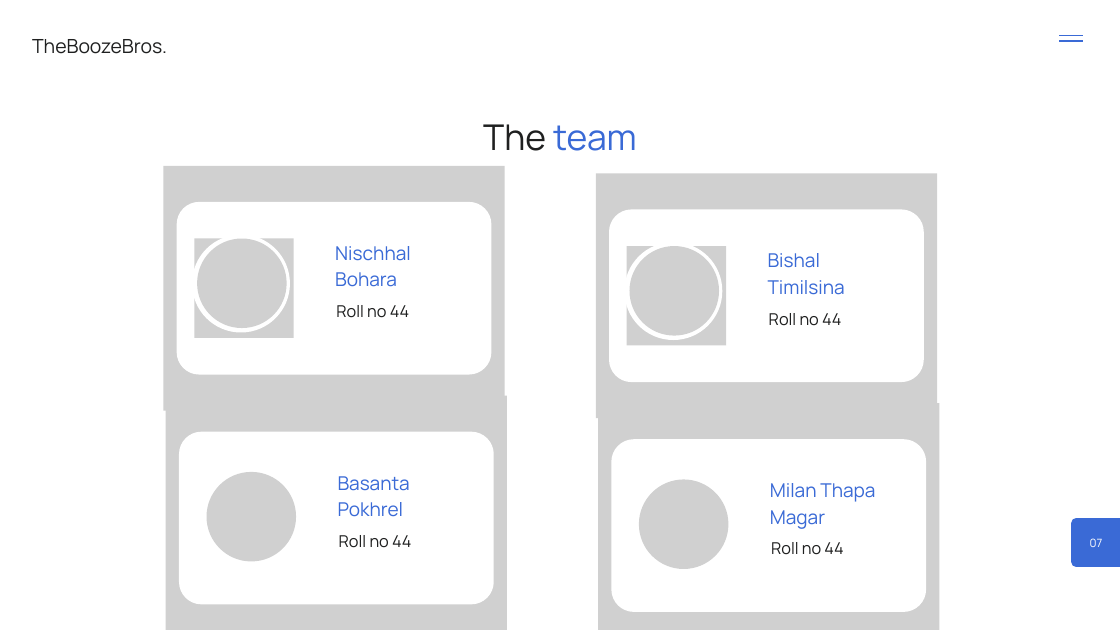
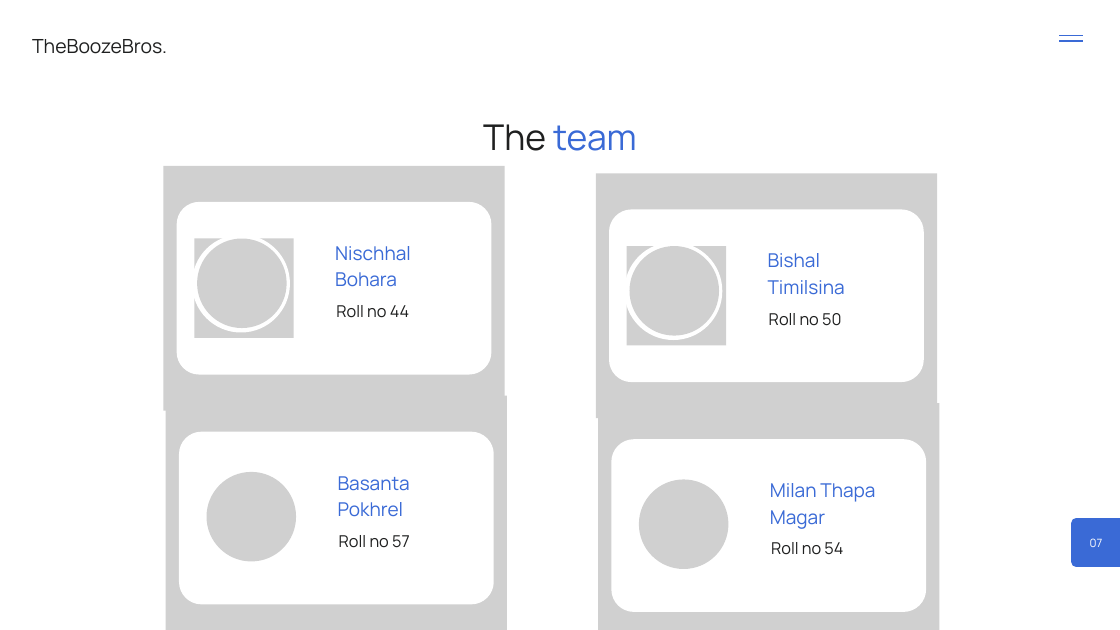
Before and after one commit to nischhal-hub/Resham, a slide deck: slide 10 of Resham.pptx. Drawn at 1120x630 pixels with LibreOffice and Linux fonts; fonts in the diff are those of the drawing; grey boxes stand for pictures. Boxes give left, top, right and bottom in pixels: in the first picture for what was removed or moved away, otherwise in the second. Text is boxed around its words. In the diff, an @@ line names an element or a change of style, - is before the commit and + after.

Commit message:
modified pptx

```diff
--- a/Resham.pptx
+++ b/Resham.pptx
@@ text at box(769, 313, 841, 326): text changed @@
-Roll no 44
+Roll no 50
@@ text at box(339, 535, 410, 548): text changed @@
-Roll no 44
+Roll no 57
@@ text at box(771, 542, 843, 555): text changed @@
-Roll no 44
+Roll no 54
```
Also in this commit, not shown: 1 other slide changed.
